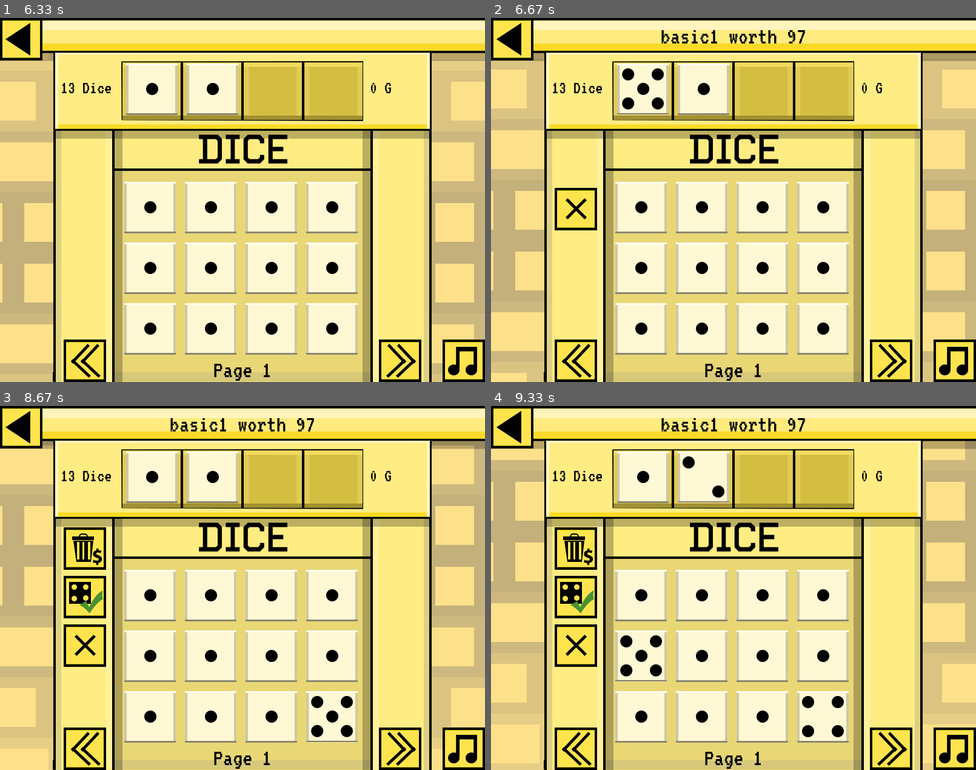
Above: before the commit, frames 1-4 (two rows, left to right).
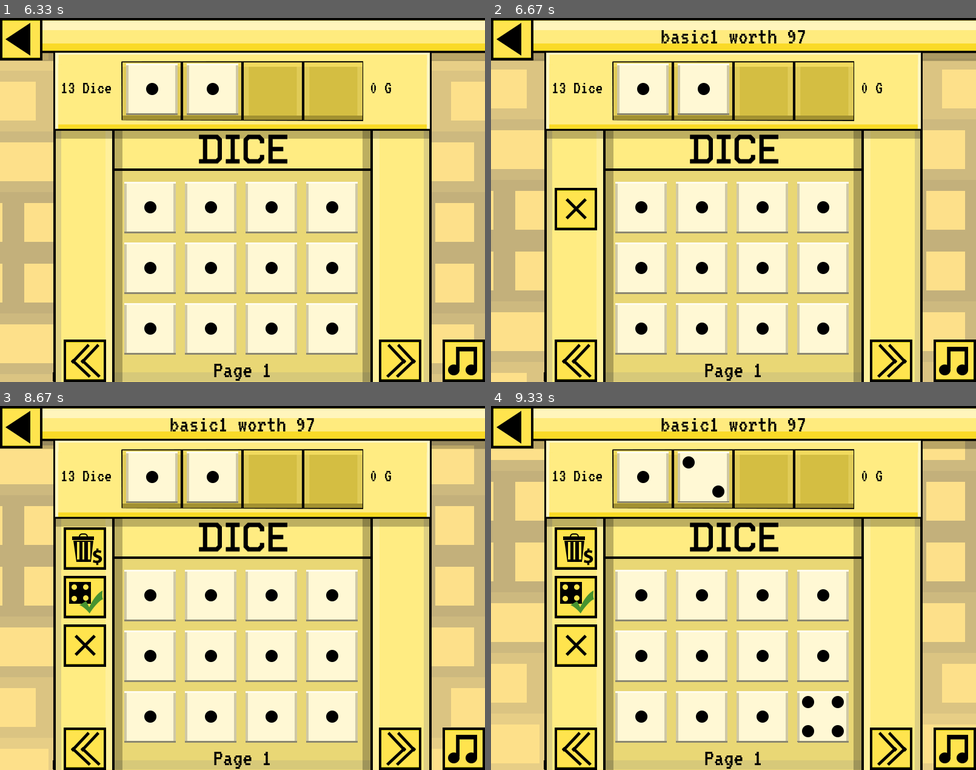
Above: after the commit, the same moments.

Repository: bloopsoup/DANGERdice
Game: pygame game, started from DANGERdice.py
Same seed, same stepped clock (60 frames per second), same inputs: the game is played once before the commit and once after it.
Inputs (mouse positions are in pixels of both pictures, inside the frame that each line leads up to):
- Up to frame 1 (6.33 s): click (242, 203) at 3.68 s; click (446, 119) at 4.02 s; click (465, 360) at 4.35 s; move the mouse to (392, 192) at 4.63 s; click (392, 192) at 4.68 s; type "an" at 5.52 s; type "n" at 5.72 s; tap Enter at 5.85 s; click (126, 265) at 6.12 s
- Up to frame 2 (6.67 s): click "HP: 100 / 100" at 6.45 s
- Up to frame 3 (8.67 s): click (169, 693) at 6.78 s; click (397, 748) at 7.12 s; click (164, 471) at 7.45 s; click (87, 748) at 7.78 s; click (126, 493) at 8.12 s; click (329, 708) at 8.45 s
- Up to frame 4 (9.33 s): click (704, 478) at 8.78 s; click (646, 675) at 9.12 s

Frame 1 is identical in both runs. In frame 2, 0.3% of the frame differs, in the area x 26-37%, y 13-27%; in frame 3, 0.3%; in frame 4, 0.3%.

Commit message:
migrated ending

Diff:
--- a/DANGERdice.py
+++ b/DANGERdice.py
@@ -2,7 +2,7 @@
 import pygame
 import sys
 from controller import Control
-from controller.states import Attributions, MainMenu, Intro, PlayerMenu, Inventory
+from controller.states import Attributions, MainMenu, Intro, PlayerMenu, Inventory, Ending
 
 
 ###############
@@ -41,7 +41,8 @@
     "main_menu": MainMenu(),
     "player_menu": PlayerMenu(),
     "inventory": Inventory(),
-    "intro": Intro()
+    "intro": Intro(),
+    "ending": Ending()
 }
 
 ###############
--- a/controller/states/__init__.py
+++ b/controller/states/__init__.py
@@ -4,3 +4,4 @@
 from .intro import Intro
 from .player_menu import PlayerMenu
 from .inventory import Inventory
+from .ending import Ending
--- a/controller/states/ending.py
+++ b/controller/states/ending.py
@@ -1,76 +1,45 @@
+import pygame
+from .state import State
+from ..utils import music_handler
+from ..loader import load_static, load_font, load_sound, load_all_sprites, load_idle_animation
+from gui.elements import StaticBG, PTexts, Idle
+from gui.commands import TimerCommand, MoveCommand
+
+
 class Ending(State):
     """The ending sequence."""
 
     def __init__(self):
         super().__init__()
+        self.player_display = Idle(load_all_sprites("player"), (-100, 472), None, load_idle_animation("player"))
+        self.text_display = PTexts([load_static("black")], (0, 220), load_font("L"), 1, [(0, 0)], True)
+        self.text_display.set_color((255, 255, 255))
 
-        self.timer = DTimer(pygame.USEREVENT + 1)
-        self.step = 0
+    def setup_canvas(self):
+        self.canvas.add_element(StaticBG([load_static("black")], (0, 0)), 0)
+        self.canvas.add_element(self.text_display, 0)
+        self.text_display.set_text(0, "AND AFTER THAT FIGHT")
+        self.canvas.add_element(self.player_display, 0)
+        self.player_display.set_position(pygame.Vector2(-100, 472))
 
-        self.font = fonts[3]
-        self.text = self.font.render("AND AFTER THAT FIGHT", True, (255, 255, 255))
-
-    def cleanup(self):
-        self.player.stop_move()
+    def setup_commands(self):
+        self.command_queue.append_commands([TimerCommand(2, lambda: self.change_text("YOU FOUND A LOT OF MONEY")),
+                                            MoveCommand(self.player_display, (10, 0), (1000, 472), None)])
+        self.command_queue.append_commands([TimerCommand(1.5, lambda: self.change_text("IN THE MOUNTAINS"))])
+        self.command_queue.append_commands([TimerCommand(2, lambda: self.change_text("DEBTS HAVE BEEN REPAID"))])
+        self.command_queue.append_commands([TimerCommand(1.5, lambda: self.change_text("HAPPY END"))])
+        self.command_queue.append_commands([TimerCommand(1.5, self.return_to_menu)])
 
     def startup(self):
-        pygame.mixer.music.stop()
+        self.setup_canvas()
+        self.setup_commands()
+        music_handler.play_sfx(load_sound("one", True))
 
-        # Setup Canvas
-        self.canvas = Canvas()
-        self.canvas.add_element(StaticBG([load_img(load_s("black.png"))], (0, 0)), 0)
+    def change_text(self, text: str):
+        """Changes the display text while playing a sound."""
+        self.text_display.set_text(0, text)
+        music_handler.play_sfx(load_sound("one", True))
 
-        # Setup Player
-        self.player.change_name("")
-        self.player.direct_move(-100, 472)
-        self.player.display_mode("")
-        self.player.command_move(5, 0, 1000, 472)
-
-        handle_sound("one.mp3")
-        self.timer.activate(2)
-
-    def handle_event(self, event):
-        if event.type == self.timer.event:
-            if self.step == 0:
-                self.text = self.font.render("YOU FOUND A LOT OF MONEY", True, (255, 255, 255))
-
-                handle_sound("one.mp3")
-
-                self.timer.activate(1.5)
-                self.step += 1
-            elif self.step == 1:
-                self.text = self.font.render("IN THE MOUNTAINS", True, (255, 255, 255))
-
-                handle_sound("one.mp3")
-
-                self.timer.activate(2)
-                self.step += 1
-            elif self.step == 2:
-                self.text = self.font.render("DEBTS HAVE BEEN REPAID", True, (255, 255, 255))
-
-                handle_sound("one.mp3")
-
-                self.timer.activate(1.5)
-                self.step += 1
-            elif self.step == 3:
-                self.text = self.font.render("HAPPY END", True, (255, 255, 255))
-
-                handle_sound("one.mp3")
-
-                self.timer.activate(1.5)
-                self.step += 1
-            else:
-                self.return_menu()
-
-    def update(self, surface, dt):
-        self.canvas.update(surface, dt)
-        State.player.update(surface, dt)
-        self.timer.update(dt)
-
-        surface.blit(self.text, (self.center(self.text), 220))
-
-    def return_menu(self):
-        """Goes back to the main menu. Resets the player since they beat the game!"""
-        self.player.reset_player()
-        self.player.dice_set = [State.gen_dice("basic1"), State.gen_dice("basic1")]
+    def return_to_menu(self):
+        """Goes back to the main menu."""
         self.to("main_menu")
--- a/gui/commands/command.py
+++ b/gui/commands/command.py
@@ -4,7 +4,8 @@
 class Command:
     """Actions relying on dt updates to execute."""
 
-    def __init__(self):
+    def __init__(self, func):
+        self.func = func
         self.dt_runner = DeltaTimeRunner(0.01)
         self.done = False
 
@@ -13,8 +14,10 @@
         return self.done
 
     def stop(self):
-        """Stop the command."""
-        raise NotImplementedError
+        """Stop the command and call func."""
+        self.done = True
+        if self.func is not None:
+            self.func()
 
     def update(self, dt: float):
         """Executing the command each update."""
--- a/gui/commands/move_command.py
+++ b/gui/commands/move_command.py
@@ -7,11 +7,10 @@
     """Command used to move an Idle displayable element."""
 
     def __init__(self, element: Idle, speed: tuple[float, float], destination: tuple[float, float], func):
-        super().__init__()
+        super().__init__(func)
         self.element = element
         self.to_pos = pygame.Vector2(destination)
         self.velocity = self.calculate_velocity(self.element.get_position(), speed)
-        self.func = func
 
     def calculate_velocity(self, pos: pygame.Vector2, speed: tuple[float, float]) -> pygame.Vector2:
         """With pos -> to_pos, turns the speed into the appropriate velocity."""
@@ -36,11 +35,6 @@
             self.element.set_position(pygame.Vector2(self.to_pos))
             self.stop()
 
-    def stop(self):
-        """Stop the command."""
-        self.done = True
-        self.func()
-
     def update(self, dt: float):
         """Executing the command each update."""
         if self.done:
--- a/gui/commands/timer_command.py
+++ b/gui/commands/timer_command.py
@@ -5,14 +5,8 @@
     """Command which performs an action after a certain amount of time."""
 
     def __init__(self, frames: float, func):
-        super().__init__()
+        super().__init__(func)
         self.dt_runner.set_frames(frames)
-        self.func = func
-
-    def stop(self):
-        """Call the function when you are done."""
-        self.done = True
-        self.func()
 
     def update(self, dt: float):
         """Waiting for time to pass."""
